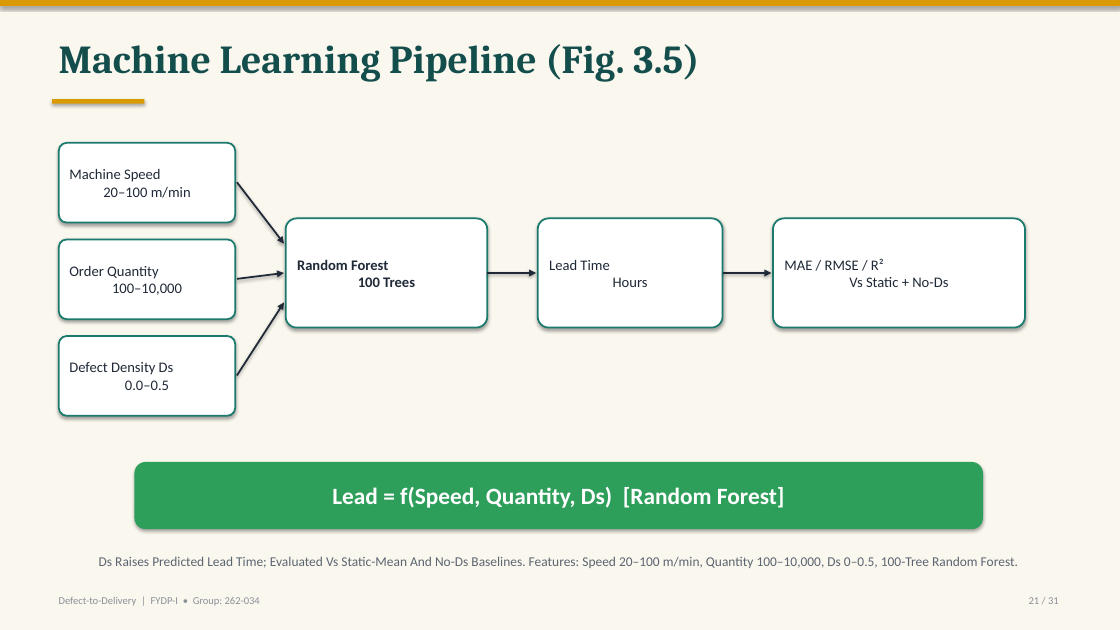
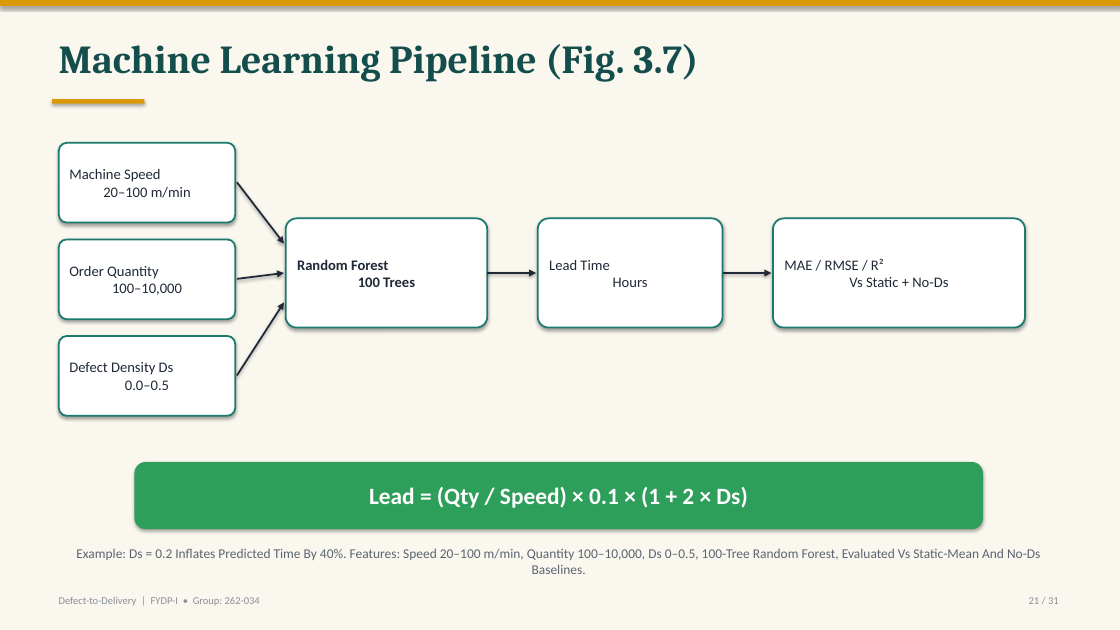
Before and after one commit to labib-ux/FYDP, a slide deck: slide 21 of slides/FYDP-I_Defect-to-Delivery.pptx. Drawn at 1120x630 pixels with LibreOffice and Linux fonts; fonts in the diff are those of the drawing. Boxes give left, top, right and bottom in pixels: in the first picture for what was removed or moved away, otherwise in the second. Text is boxed around its words. In the diff, an @@ line names an element or a change of style, - is before the commit and + after.

```diff
--- a/slides/FYDP-I_Defect-to-Delivery.pptx
+++ b/slides/FYDP-I_Defect-to-Delivery.pptx
@@ text at (59,44,698,82): text changed @@
-Machine Learning Pipeline (Fig. 3.5)
+Machine Learning Pipeline (Fig. 3.7)
@@ text in rounded rectangle at (369,487,747,508): text changed @@
-Lead = f(Speed, Quantity, Ds) [Random Forest]
+Lead = (Qty / Speed) × 0.1 × (1 + 2 × Ds)
@@ text at (76,548,1040,574): text changed @@
-Ds Raises Predicted Lead Time; Evaluated Vs Static-Mean And No-Ds Baselines. Features: Speed 20–100 m/min, Quantity 100–10,000, Ds 0–0.5, 100-Tree Random Forest.
+Example: Ds = 0.2 Inflates Predicted Time By 40%. Features: Speed 20–100 m/min, Quantity 100–10,000, Ds 0–0.5, 100-Tree Random Forest, Evaluated Vs Static-Mean And No-Ds Baselines.
```
Also in this commit, not shown: 6 other slides changed.
